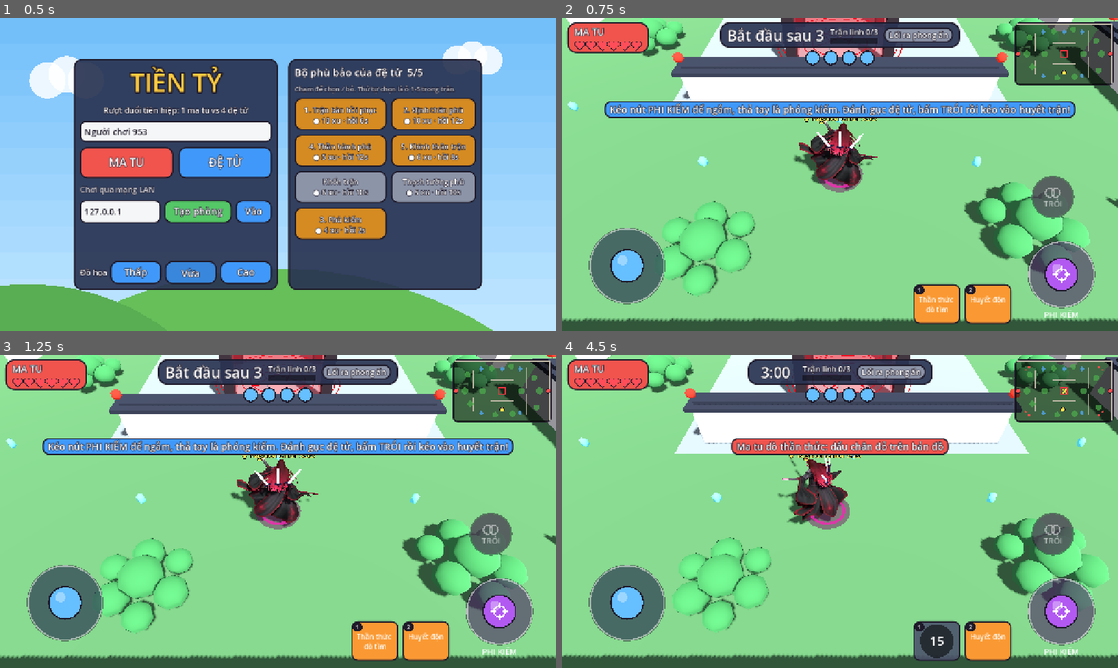
Above: before the commit, frames 1-4 (two rows, left to right).
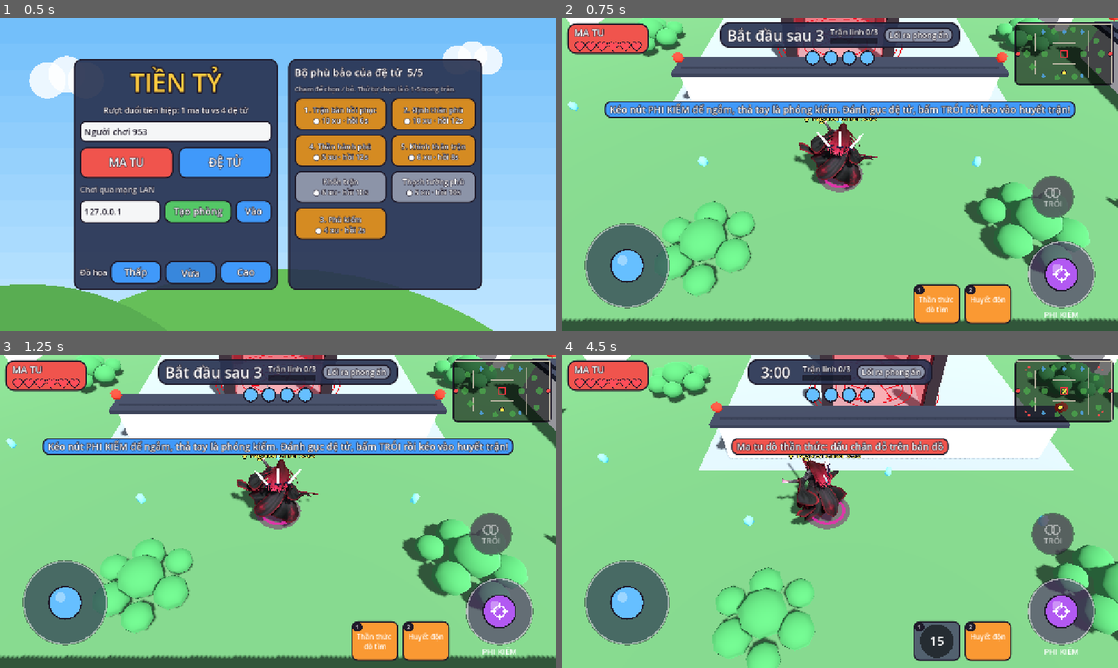
Above: after the commit, the same moments.

Repository: quanace11/gametienty
Game: Godot game, scene res://main.tscn
The game is run twice, just before and just after one commit, with the same random seed, the same clock (stepped at 60 frames per second) and the same inputs.
Inputs (mouse positions are in pixels of both pictures, inside the frame that each line leads up to):
- Up to frame 1 (0.5 s): no input
- Up to frame 2 (0.75 s): click "MA TU" at 0.5 s
- Up to frame 3 (1.25 s): no input
- Up to frame 4 (4.5 s): drag from (1062, 389) to (895, 442) at 1.27 s; drag from (728, 527) to (812, 574) at 2.02 s; move the mouse to (895, 442) at 2.77 s; hold D (move_right) 2.78-3.5 s; tap E (interact) at 2.85 s; drag from (812, 574) to (673, 464) at 3.52 s; move the mouse to (1006, 558) at 4.27 s; hold A (move_left) from 4.28 s (still down); tap Q at 4.35 s

Frame 1 is identical in both runs. In frame 2, 1.3% of the frame differs, in the area x 0-20%, y 1-93%; in frame 3, 1.3%; in frame 4, 31%, in the area x 0-100%, y 0-100%.

Commit message:
Điều khiển cảm ứng cho điện thoại: cần nổi, vùng an toàn, nhả nút khi app ẩn
Co-Authored-By: Claude Opus 5.5 (1M context) <noreply@anthropic.com>
Claude-Session: https://claude.ai/code/session_01PZHPhokRVwCGpRS8Jn3sKo

Diff:
--- a/UI/graphics_settings.gd
+++ b/UI/graphics_settings.gd
@@ -7,6 +7,7 @@
 ## giải, LOD gắt. Vừa: ~10k tam giác, texture 1024, có bóng, 100%. Cao: mô hình
 ## gốc ~31k tam giác, texture 2048 + normal map, có bóng, khử răng cưa MSAA 2x.
 ## Mặc định: điện thoại Thấp, máy tính Vừa. Dòng lệnh --quality=0|1|2 ghi đè.
+## Điện thoại luôn khóa 60 FPS: màn 90/120 Hz không vẽ thừa, đỡ nóng máy, tốn pin.
 
 const SETTING := "game/graphics_quality"
 const FILE := "user://cai_dat.cfg"
@@ -14,6 +15,7 @@
 const RENDER_SCALE := [0.75, 1.0, 1.0]
 const LOD_THRESHOLD := [4.0, 1.0, 1.0] # pixel lỗi cho phép khi Godot tự hạ LOD mesh
 const MSAA := [Viewport.MSAA_DISABLED, Viewport.MSAA_DISABLED, Viewport.MSAA_2X]
+const MOBILE_MAX_FPS := 60
 
 
 static func current() -> int:
@@ -51,3 +53,5 @@
 	viewport.scaling_3d_scale = RENDER_SCALE[level]
 	viewport.mesh_lod_threshold = LOD_THRESHOLD[level]
 	viewport.msaa_3d = MSAA[level]
+	if OS.has_feature("mobile"):
+		Engine.max_fps = MOBILE_MAX_FPS
--- a/UI/hud.gd
+++ b/UI/hud.gd
@@ -212,7 +212,8 @@
 
 func _build_player_card() -> void:
 	var card := PanelContainer.new()
-	card.position = Vector2(12, 10)
+	var inset := UiTheme.safe_insets(get_viewport(), 12.0)
+	card.position = Vector2(inset.x, maxf(10.0, inset.y))
 	card.mouse_filter = Control.MOUSE_FILTER_IGNORE
 	var hunter := GameState.my_role() == GameTypes.Role.HUNTER
 	card.add_theme_stylebox_override("panel", _pill(UiTheme.RED if hunter else UiTheme.BLUE))
--- a/UI/minimap.gd
+++ b/UI/minimap.gd
@@ -4,6 +4,7 @@
 ## vào minimap để chọn điểm dịch chuyển (GameState.set_aim_point).
 ## Chỉ đọc GameState / EventBus, vẽ lại 10 lần/giây (đỡ tốn pin điện thoại).
 
+const UiTheme = preload("res://UI/ui_theme.gd")
 const WIDTH := 220.0
 const REDRAW_INTERVAL := 0.1
 const BG := Color(0, 0, 0, 0.55)
@@ -76,7 +77,8 @@
 
 ## Góc trên phải (gọi lại khi đổi kích thước màn hình / xoay máy).
 func _place() -> void:
-	position = Vector2(get_viewport_rect().size.x - size.x - 14, 14)
+	var inset := UiTheme.safe_insets(get_viewport(), 14.0)
+	position = Vector2(get_viewport_rect().size.x - size.x - inset.z, inset.y)
 
 
 func _draw() -> void:
--- a/UI/touch_controls.gd
+++ b/UI/touch_controls.gd
@@ -1,6 +1,10 @@
 extends Control
 ## Điều khiển cảm ứng (chơi được cả bằng chuột): cần di chuyển bên trái, nút
 ## lớn bên phải, thanh thẻ đạo cụ có giá tiền ở giữa dưới.
+## Cần di chuyển nổi: đặt ngón ở đâu trong nửa trái màn hình thì cần hiện ngay
+## dưới ngón đó (không phải nhắm đúng vòng tròn); thả tay thì về chỗ cũ.
+## Mọi nút tránh tai thỏ / lỗ camera / góc bo (vùng an toàn của điện thoại).
+## App bị ẩn (có cuộc gọi, kéo thanh thông báo) thì nhả hết nút, khỏi kẹt chạy.
 ## Thợ săn: nút phải là cần ngắm. Kéo ra thì máy mình hiện luồng xanh chỉ
 ## hướng bắn, thả tay là bắn; kéo về giữa hoặc thả tay trên nút "Hủy" thì không bắn;
 ## chạm nhanh là tự nhắm / túm người gục. Phía trên cần ngắm có nút TRÓI: sáng
@@ -17,7 +21,9 @@
 ## Chỉ bấm các action trong InputMap (move_*, aim_*, interact, skill_N) mà
 ## LocalInputSource đọc, không gọi thẳng vào nhân vật hay luật.
 
-const STICK_R := 85.0
+const STICK_R := 95.0
+const MOVE_ZONE := 0.45 # phần bề ngang bên trái nhận cần di chuyển nổi
+const MOVE_ZONE_TOP := 0.28 # phía trên mức này (theo chiều cao) để dành cho bảng HUD
 const AIM_R := 75.0
 const KNOB_R := 36.0
 const MARGIN := 150.0 # tâm cần cách mép dưới / mép bên
@@ -41,6 +47,8 @@
 
 var _fingers := {} # chỉ số ngón -> "move" | "aim" | "button"
 var _move := Vector2.ZERO
+var _move_origin := Vector2.ZERO # tâm cần đang dùng (chỗ đặt ngón), ZERO = chỗ mặc định
+var _inset := Vector4.ZERO # lề an toàn trái / trên / phải / dưới
 var _aim := Vector2.ZERO
 var _aim_started := 0.0
 var _aim_max := 0.0
@@ -65,6 +73,17 @@
 	set_anchors_preset(Control.PRESET_FULL_RECT)
 	mouse_filter = Control.MOUSE_FILTER_IGNORE # tự xử lý trong _input, chỗ trống thì minimap vẫn nhận
 	_touch = DisplayServer.is_touchscreen_available()
+	_update_inset()
+	get_viewport().size_changed.connect(_update_inset)
+
+
+func _update_inset() -> void:
+	_inset = UiTheme.safe_insets(get_viewport())
+
+
+func _notification(what: int) -> void:
+	if what == NOTIFICATION_APPLICATION_FOCUS_OUT or what == NOTIFICATION_APPLICATION_PAUSED:
+		_release_all() # ngón tay rời màn hình lúc app bị ẩn thì không có sự kiện nhả
 
 
 func _process(delta: float) -> void:
@@ -115,9 +134,7 @@
 		get_viewport().set_input_as_handled()
 		queue_redraw()
 		return
-	if pos.distance_to(_move_center()) <= STICK_R * 1.6:
-		kind = "move"
-	elif pos.distance_to(_aim_center()) <= AIM_R * 1.4:
+	if pos.distance_to(_aim_center()) <= AIM_R * 1.4:
 		if _spectating():
 			_pulse(&"spectate_next")
 			get_viewport().set_input_as_handled()
@@ -125,22 +142,28 @@
 		kind = "aim" if _hunter() else "button"
 	else:
 		var slot := -1 if _spectating() else _card_at(pos)
-		if slot < 0:
+		if slot >= 0:
+			get_viewport().set_input_as_handled()
+			if _card_slot >= 0: # đang kéo một thẻ: ngón khác chạm thẻ thì bỏ qua
+				return
+			if not _aimable(slot):
+				_pulse(InputSource.SKILL_ACTIONS[slot])
+				return
+			kind = "card"
+			_card_slot = slot
+			_card_center = _card_rect(slot).get_center()
+			_card_aim = Vector2.ZERO
+			_card_cancel = false
+		elif not _spectating() and _in_move_zone(pos) and not _fingers.values().has("move"):
+			kind = "move"
+			_move_origin = _clamp_stick(pos)
+			if _in_qte(): # vòng căn đang chạy: chạm bên trái cũng là căn
+				_pulse(&"interact")
+		else:
 			if _in_qte(): # vòng căn đang chạy: chạm bất kỳ đâu là căn (như bấm E)
 				_pulse(&"interact")
 				get_viewport().set_input_as_handled()
 			return
-		get_viewport().set_input_as_handled()
-		if _card_slot >= 0: # đang kéo một thẻ: ngón khác chạm thẻ thì bỏ qua
-			return
-		if not _aimable(slot):
-			_pulse(InputSource.SKILL_ACTIONS[slot])
-			return
-		kind = "card"
-		_card_slot = slot
-		_card_center = _card_rect(slot).get_center()
-		_card_aim = Vector2.ZERO
-		_card_cancel = false
 	_fingers[finger] = kind
 	match kind:
 		"move":
@@ -177,6 +200,7 @@
 	match kind:
 		"move":
 			_move = Vector2.ZERO
+			_move_origin = Vector2.ZERO
 			for a: StringName in [&"move_left", &"move_right", &"move_up", &"move_down"]:
 				Input.action_release(a)
 		"aim":
@@ -208,7 +232,7 @@
 
 
 func _set_move(pos: Vector2) -> void:
-	_move = ((pos - _move_center()) / STICK_R).limit_length(1.0)
+	_move = ((pos - _stick_center()) / STICK_R).limit_length(1.0)
 	_press_axis(&"move_left", &"move_right", &"move_up", &"move_down", _move)
 
 
@@ -255,10 +279,10 @@
 		draw_circle(sc, AIM_R + 3, INK)
 		draw_circle(sc, AIM_R, UiTheme.BLUE)
 		draw_circle(sc + Vector2(-AIM_R * 0.3, -AIM_R * 0.35), AIM_R * 0.28, Color(1, 1, 1, 0.25))
-		_text(font, sc, "Tab\nĐổi người xem", 20, Color.WHITE)
+		_text(font, sc, "Đổi người\nxem" if _touch else "Tab\nĐổi người xem", 20, Color.WHITE)
 		return
 	# Cần di chuyển: đế tròn viền đậm, núm có vệt sáng.
-	var mc := _move_center()
+	var mc := _stick_center()
 	draw_circle(mc, STICK_R + 3, Color(INK, 0.5))
 	draw_circle(mc, STICK_R, Color(0.2, 0.3, 0.45, 0.35))
 	draw_arc(mc, STICK_R, 0, TAU, 48, Color(1, 1, 1, 0.5), 3.0)
@@ -284,7 +308,7 @@
 		draw_circle(ac, AIM_R + 3, INK)
 		draw_circle(ac, AIM_R, Color(0.33, 0.78, 0.4).darkened(0.15 if held else 0.0))
 		draw_circle(ac + Vector2(-AIM_R * 0.3, -AIM_R * 0.35), AIM_R * 0.28, Color(1, 1, 1, 0.25))
-		_text(font, ac, "E\nGiải / Đỡ", 20, Color.WHITE)
+		_text(font, ac, "Giải / Đỡ" if _touch else "E\nGiải / Đỡ", 20, Color.WHITE)
 	_draw_cards(me, font)
 	if _card_slot >= 0 and _card_slot < me.deck.size():
 		_draw_card_aim(me, font)
@@ -480,7 +504,7 @@
 func _cancel_center() -> Vector2:
 	if _card_slot >= 0:
 		var s := get_viewport_rect().size
-		return Vector2(s.x - 90, s.y * 0.45)
+		return Vector2(s.x - 90 - _inset.z, s.y * 0.45)
 	return _aim_center() + CANCEL_OFFSET
 
 
@@ -488,11 +512,29 @@
 func _cards_origin(count: int) -> Vector2:
 	var w := count * CARD_SIZE.x + (count - 1) * CARD_GAP
 	var screen := get_viewport_rect().size
-	return Vector2(_aim_center().x - AIM_R - 40 - w, screen.y - CARD_SIZE.y - 16)
+	return Vector2(_aim_center().x - AIM_R - 40 - w, screen.y - CARD_SIZE.y - 16 - _inset.w)
 
 
 func _move_center() -> Vector2:
-	return Vector2(MARGIN, get_viewport_rect().size.y - MARGIN)
+	return Vector2(MARGIN + _inset.x, get_viewport_rect().size.y - MARGIN - _inset.w)
+
+
+## Tâm cần di chuyển: chỗ đặt ngón khi đang giữ, không thì chỗ mặc định.
+func _stick_center() -> Vector2:
+	return _move_origin if _move_origin != Vector2.ZERO else _move_center()
+
+
+## Chạm ở nửa trái, dưới các bảng HUD trên cùng thì là cần di chuyển.
+func _in_move_zone(pos: Vector2) -> bool:
+	var s := get_viewport_rect().size
+	return pos.x < s.x * MOVE_ZONE and pos.y > s.y * MOVE_ZONE_TOP
+
+
+## Cần nổi không vẽ lòi ra ngoài mép màn hình.
+func _clamp_stick(pos: Vector2) -> Vector2:
+	var s := get_viewport_rect().size
+	return Vector2(clampf(pos.x, STICK_R + _inset.x + 8, s.x - STICK_R),
+		clampf(pos.y, STICK_R + _inset.y + 8, s.y - STICK_R - _inset.w - 8))
 
 
 func _bind_center() -> Vector2:
@@ -501,7 +543,7 @@
 
 func _aim_center() -> Vector2:
 	var s := get_viewport_rect().size
-	return Vector2(s.x - MARGIN + 20, s.y - MARGIN + 20)
+	return Vector2(s.x - MARGIN + 20 - _inset.z, s.y - MARGIN + 20 - _inset.w)
 
 
 func _me() -> PlayerRecord:
--- a/UI/ui_theme.gd
+++ b/UI/ui_theme.gd
@@ -13,6 +13,19 @@
 const MUTED := Color(0.55, 0.58, 0.66)
 
 static var _theme: Theme
+
+
+## Lề an toàn (tai thỏ, lỗ camera, góc bo của điện thoại) theo đơn vị của canvas:
+## x = trái, y = trên, z = phải, w = dưới. Máy tính trả 0. Thêm sẵn ít nhất
+## `extra` px để nút không sát mép màn hình.
+static func safe_insets(viewport: Viewport, extra := 0.0) -> Vector4:
+	var win := Vector2(DisplayServer.window_get_size())
+	var safe := Rect2(DisplayServer.get_display_safe_area())
+	if win.x <= 0.0 or win.y <= 0.0 or safe.size.x <= 0.0 or safe.size.y <= 0.0 or not OS.has_feature("mobile"):
+		return Vector4(extra, extra, extra, extra)
+	var k := viewport.get_visible_rect().size / win
+	return Vector4(maxf(extra, safe.position.x * k.x), maxf(extra, safe.position.y * k.y),
+		maxf(extra, (win.x - safe.end.x) * k.x), maxf(extra, (win.y - safe.end.y) * k.y))
 
 
 static func get_theme() -> Theme:
